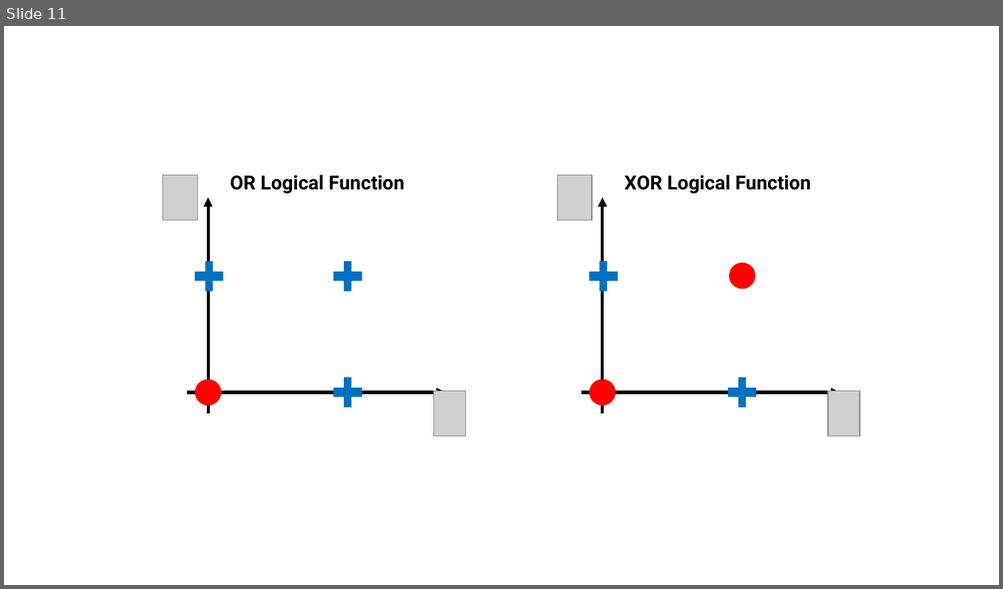
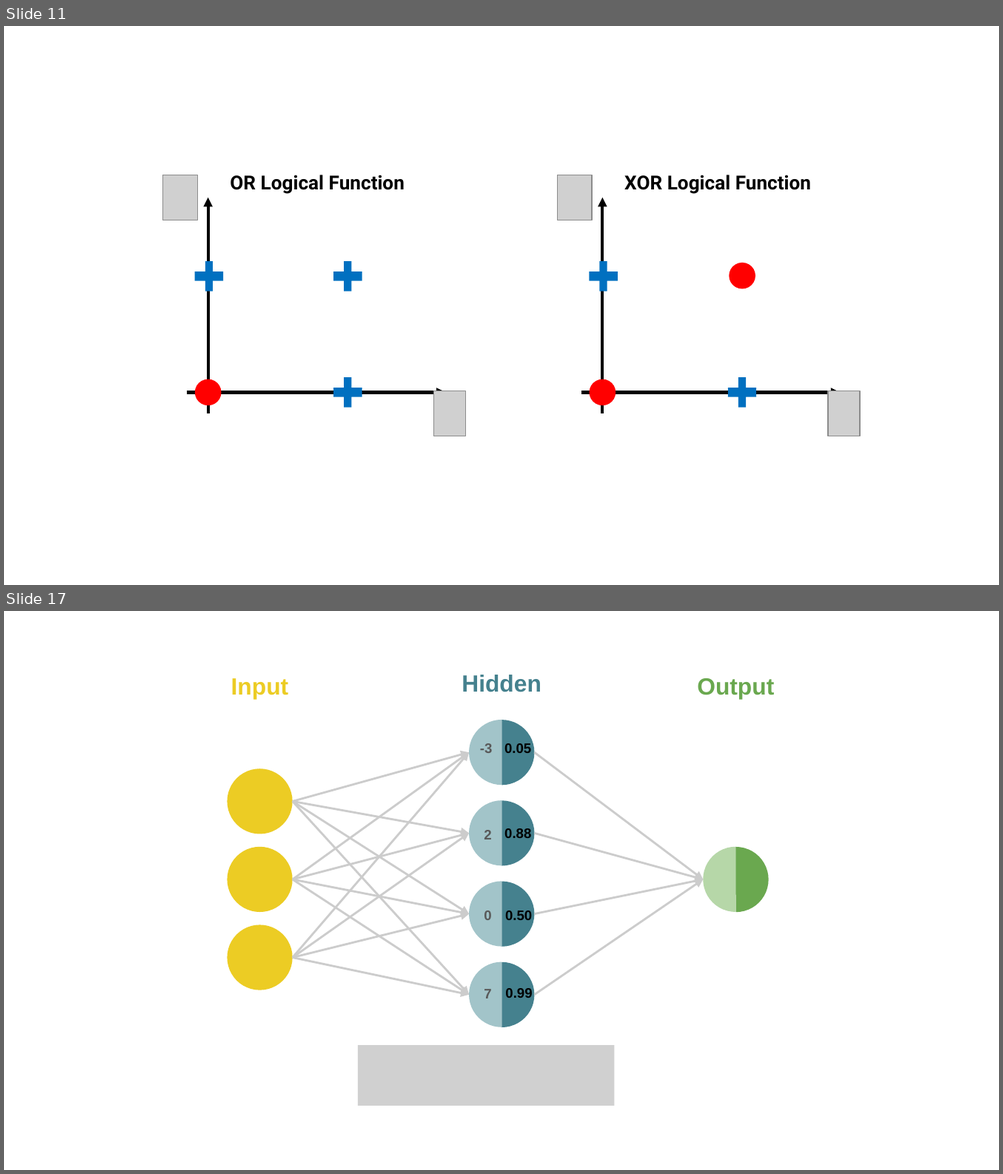
Before and after one commit to teaching-data-science/intro2ml, a slide deck: DeepLearning/final.pptx. Shown one above the other, each under a label of ours: slide 11 before the commit, slides 11 and 17 after it; the slides between them are not shown. The pictures are 1003x589 and 1003x1174 pixels, drawn with LibreOffice and Linux fonts; fonts in the diff are those of the drawing; grey boxes stand for pictures. Boxes give left, top, right and bottom in pixels: in the first picture for what was removed or moved away, otherwise in the second. Text is boxed around its words. In the diff, an @@ line names an element or a change of style, - is before the commit and + after.

```diff
--- a/DeepLearning/final.pptx
+++ b/DeepLearning/final.pptx
@@ slide 17 added at (4, 611, 999, 1170), background #FFFFFF @@
@@ group added at (227, 675, 774, 1106): 16 arrows, 11 texts, 10 pie slice (boxed as its full ellipse)s, 3 ellipses, 1 picture @@
+-3
+2
+0
+7
+0.05
+0.50
+0.88
+0.99
+Input
+Hidden
+Output
```
Also in this commit, not shown: 8 other slides added, 20 other files.
